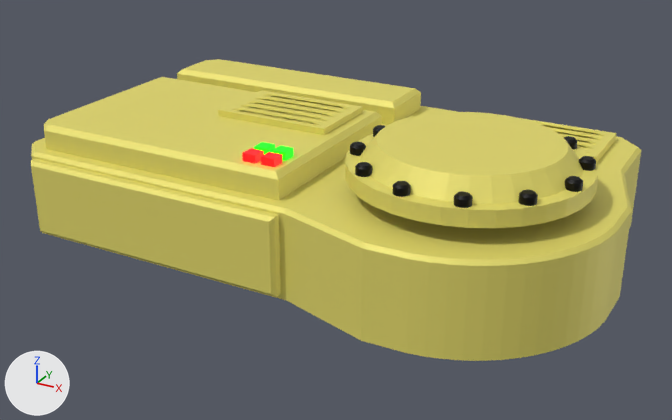
Before and after pictures for a commit that changed the Blender file resources/blender/parts.blend.
The view is the same before and after, from a camera (50 mm lens) standing at (-32.27, -16.33, 3.68) and looking at (-36.02, -9.52, 0.28). Arrows for +X, +Y and +Z are at lower left; the lights stay in place. The same objects are shown in both versions, whatever each file hides.
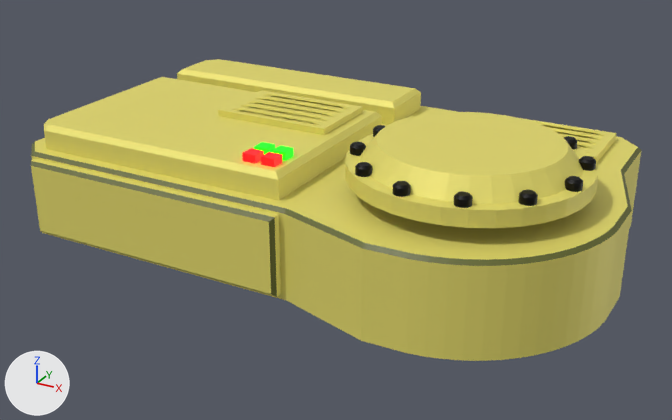
What the commit changed:
Material 'DarkYellow' (mat_darkyellow) is new.
Its base color is (0.121, 0.132, 0.0213) (dark yellow #626628).
me_plane_008 has 127 vertices, 107 faces and spans x -0.5..4.72, y -2.75..0.5, z 0.0..1.02.
me_plane_008 is used by ob_plane_009; location (-38.182, -8.248, 0.0).
me_plane_008 part 1: 21 of the faces centred in x 2.32..4.7, y -2.73..0.48, z 0.4..0.78 switch from mat_industrial_yellow (yellow #e7dd6d) to mat_darkyellow (dark yellow #626628).
me_plane_008 part 2: 2 of the faces centred in x 1.05, y -2.58..-2.48, z 0.73..0.78 switch from mat_industrial_yellow (yellow #e7dd6d) to mat_darkyellow (dark yellow #626628).

Boxes [x1, y1, x2, y2] around the edits, measured in the pictures (672 x 420 px):
part 1 of me_plane_008, recoloured: [269, 147, 641, 297] in both
part 2 of me_plane_008, recoloured: [31, 152, 287, 222] in both
